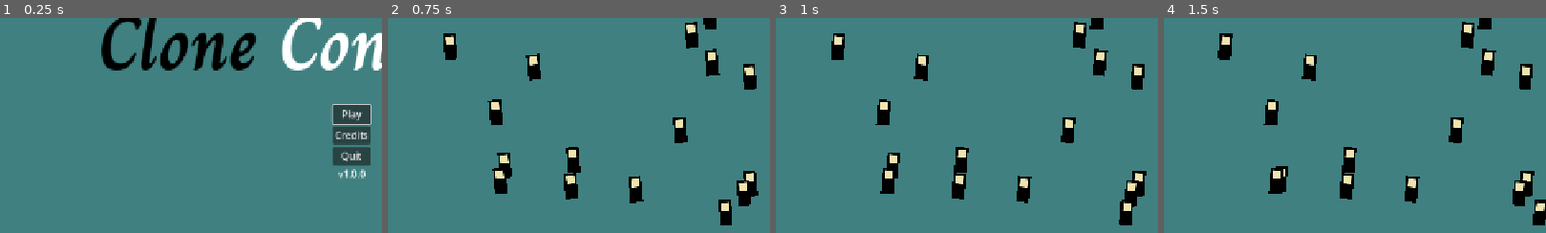
Above: before the commit, frames 1-4 (left to right).
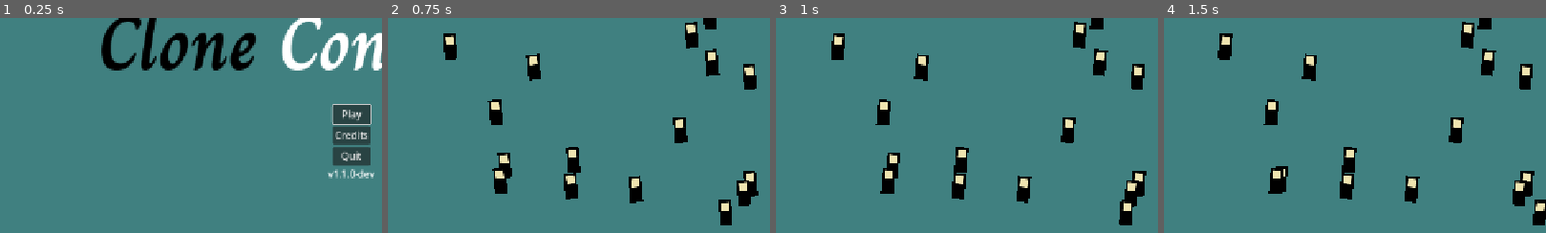
Above: after the commit, the same moments.

Repository: friedev/clone-convention
Game: Godot game, scene res://scenes/main.tscn
The game is run twice, just before and just after one commit, with the same random seed, the same clock (stepped at 60 frames per second) and the same inputs.
Inputs:
- Up to frame 1 (0.25 s): no input
- Up to frame 2 (0.75 s): click "Play" at 0.5 s
- Up to frame 3 (1 s): no input
- Up to frame 4 (1.5 s): no input
The pictures show only the part of the screen within x 4-54%, y 35-85%; the shares and areas given below are measured in that part.

The runs differ from the first frame. In frame 1, 0.3% of the frame differs, in the area x 85-98%, y 70-75%; in frame 2, nothing differs; in frame 3, nothing differs; in frame 4, nothing differs.

Commit message:
Bump version number for 1.1.0 development

Diff:
--- a/project.godot
+++ b/project.godot
@@ -11,7 +11,7 @@
 [application]
 
 config/name="Clone Convention"
-config/version="1.0.0"
+config/version="1.1.0-dev"
 run/main_scene="uid://l8iygfqprflp"
 config/features=PackedStringArray("4.4", "GL Compatibility")
 config/icon="uid://d2vdilt18for7"
